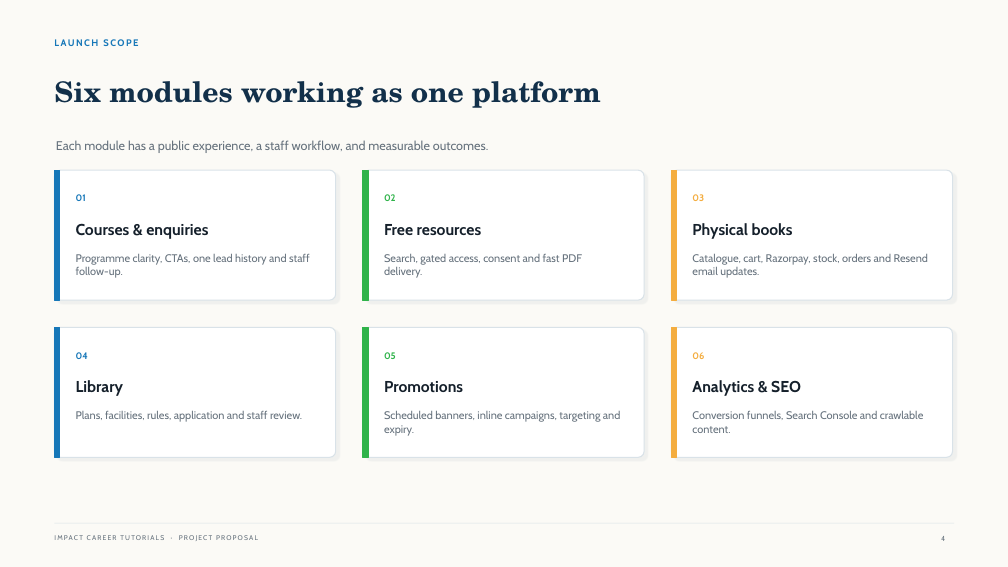
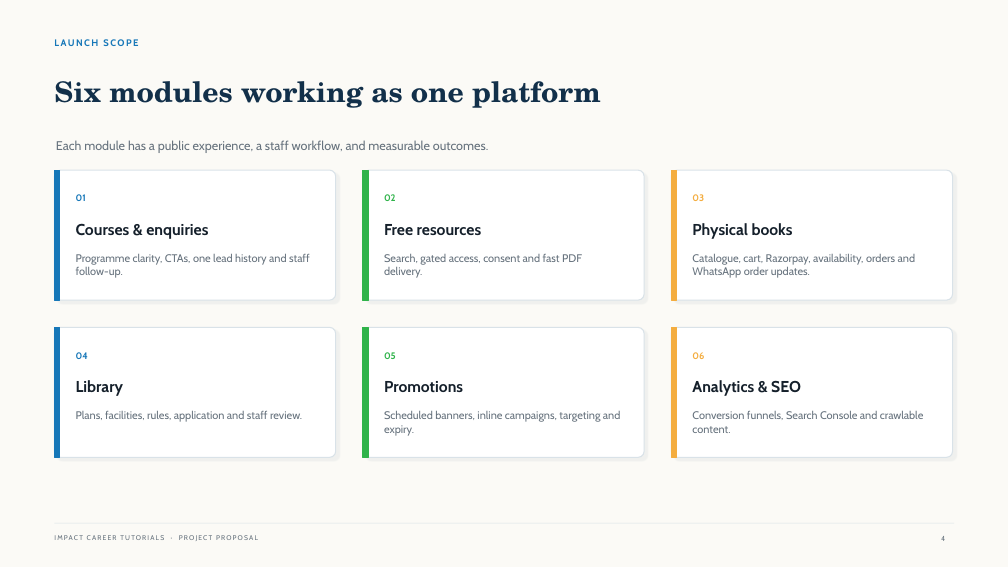
Before and after one commit to KitsuneKode/impact-coaching-center, a slide deck: slide 4 of docs/proposals/client-materials/ICT-Digital-Growth-Platform-Presentation.pptx. Drawn at 1008x567 pixels with LibreOffice and Linux fonts; fonts in the diff are those of the drawing. Boxes give left, top, right and bottom in pixels: in the first picture for what was removed or moved away, otherwise in the second. Text is boxed around its words. In the diff, an @@ line names an element or a change of style, - is before the commit and + after.

```diff
--- a/docs/proposals/client-materials/ICT-Digital-Growth-Platform-Presentation.pptx
+++ b/docs/proposals/client-materials/ICT-Digital-Growth-Platform-Presentation.pptx
@@ text at box(692, 254, 915, 278): text changed @@
-Catalogue, cart, Razorpay, stock, orders and Resend email updates.
+Catalogue, cart, Razorpay, availability, orders and WhatsApp order updates.
```
Also in this commit, not shown: 9 other files.
